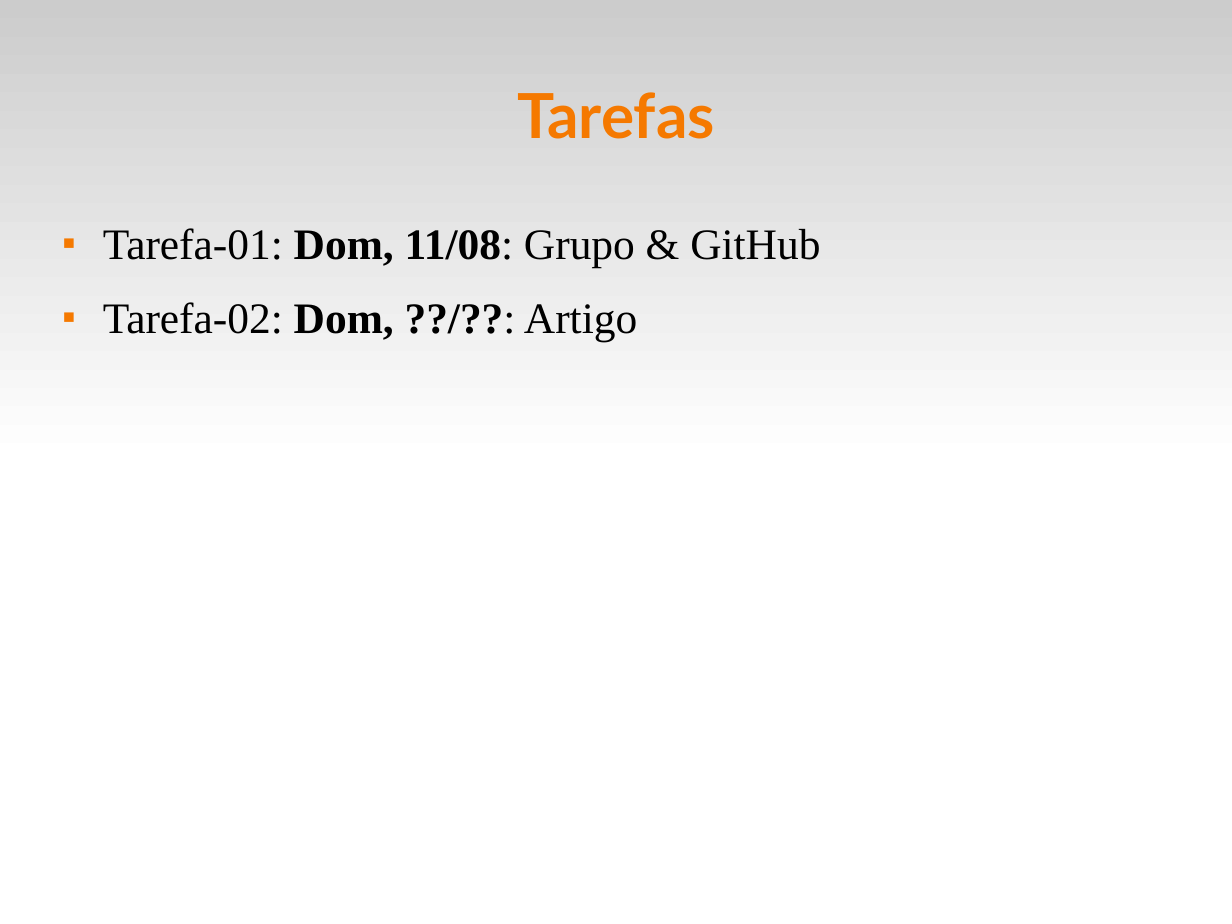
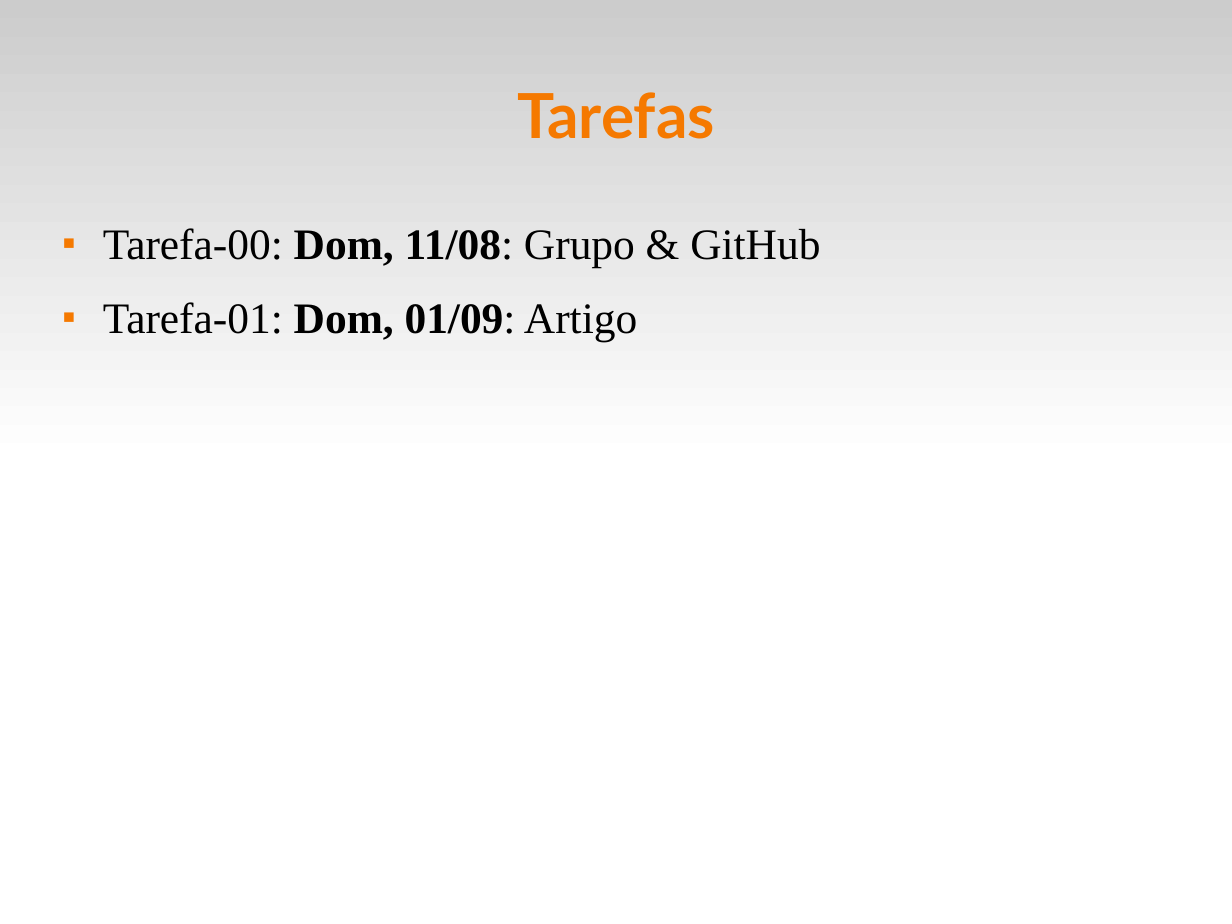
Before and after one commit to fsantanna-uerj/EDL, a slide deck: slide 7 of slides/edl-00.odp (slide 6 before the commit). Drawn at 1232x924 pixels with LibreOffice and Linux fonts; fonts in the diff are those of the drawing. Boxes give left, top, right and bottom in pixels: in the first picture for what was removed or moved away, otherwise in the second. Text is boxed around its words. In the diff, an @@ line names an element or a change of style, - is before the commit and + after.

```diff
--- a/slides/edl-00.odp
+++ b/slides/edl-00.odp
@@ text at (103,228,820,342): text changed @@
-■ Tarefa-01: Dom, 11/08: Grupo & GitHub
-■ Tarefa-02: Dom, ??/??: Artigo
+■ Tarefa-00: Dom, 11/08: Grupo & GitHub
+■ Tarefa-01: Dom, 01/09: Artigo
```
Also in this commit, not shown: 1 other slide changed, 1 slide added, 4 other files.
